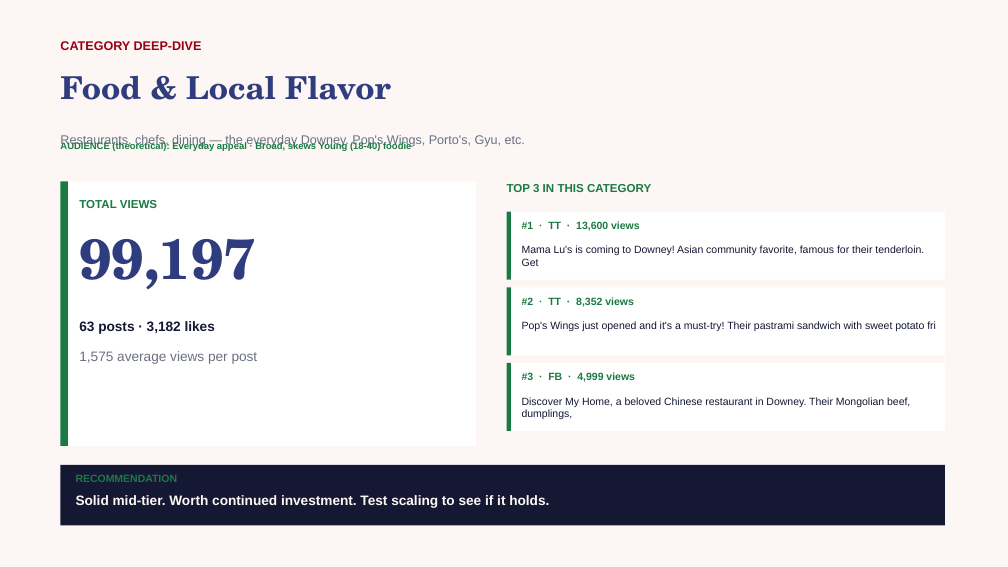
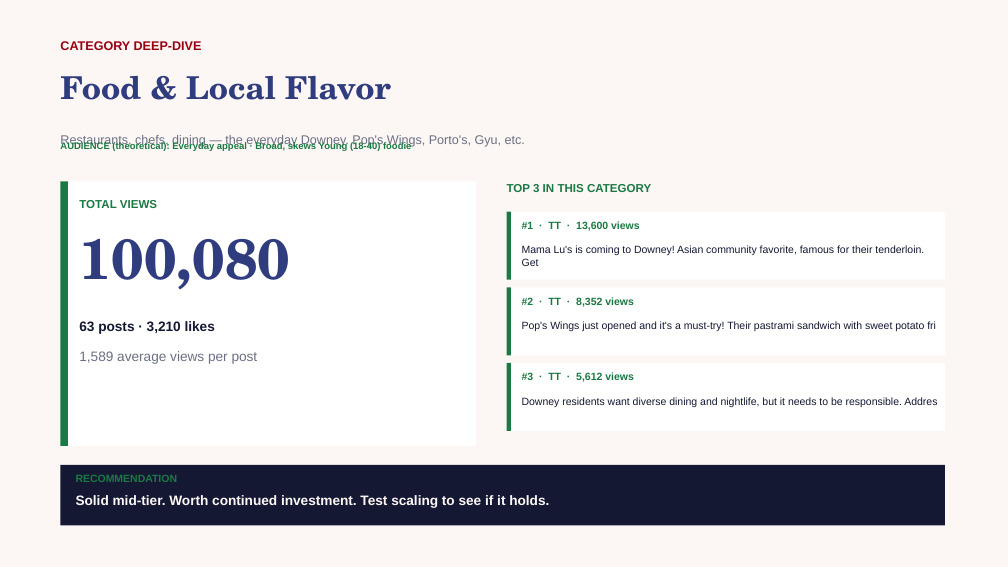
Before and after one commit to zvmmer/talking-downey-kpis, a slide deck: slide 6 of SPONSOR_CONTENT_REPORT.pptx (slide 5 before the commit). Drawn at 1008x567 pixels with LibreOffice and Linux fonts; fonts in the diff are those of the drawing. Boxes give left, top, right and bottom in pixels: in the first picture for what was removed or moved away, otherwise in the second. Text is boxed around its words. In the diff, an @@ line names an element or a change of style, - is before the commit and + after.

```diff
--- a/SPONSOR_CONTENT_REPORT.pptx
+++ b/SPONSOR_CONTENT_REPORT.pptx
@@ text at <box>79,239,290,290</box>: text changed @@
-99,197
+100,080
@@ text at <box>79,321,215,334</box>: text changed @@
-63 posts · 3,182 likes
+63 posts · 3,210 likes
@@ text at <box>79,351,258,364</box>: text changed @@
-1,575 average views per post
+1,589 average views per post
@@ text at <box>522,372,634,382</box>: text changed @@
-#3 · FB · 4,999 views
+#3 · TT · 5,612 views
@@ text at <box>522,397,937,408</box>: text changed @@
-Discover My Home, a beloved Chinese restaurant in Downey. Their Mongolian beef, dumplings,
+Downey residents want diverse dining and nightlife, but it needs to be responsible. Addres
```
Also in this commit, not shown: 11 other slides changed, 5 other files.
